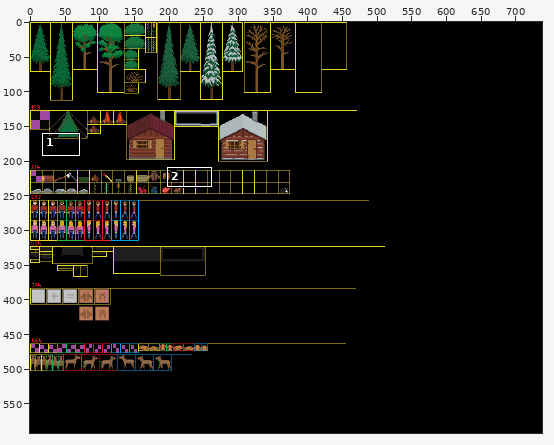
Edited in one commit: sprite sheet (Textures/Textures.png). Above: a wide view before the commit, with the close-up outlined.
Close-up. As it was:
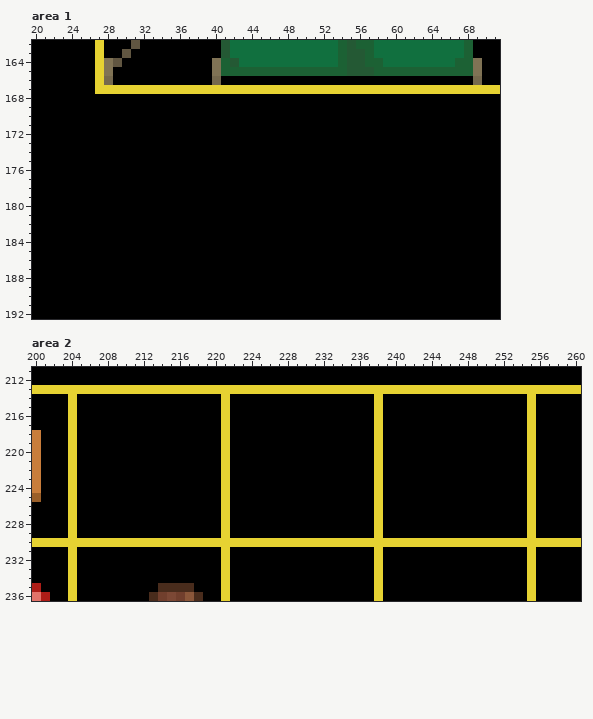
The file is 738x592 pixels. Colours within 5 levels of each other are drawn and written as one. Shown: area 1: x 20..71, y 162..192; area 2: x 200..260, y 211..236.
After:
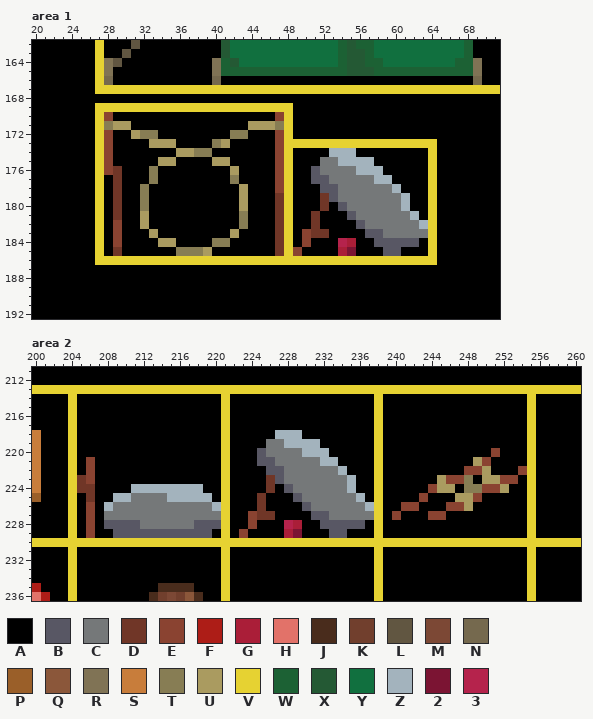
Palette (. is transparent): A #000000  B #585764  C #757879  D #703627  E #8a4331  F #ad1d17  G #aa1e38  H #e27269  J #492c1c  K #713f2d  L #615641  M #7c4835  N #75694e  P #9a5f29  Q #8b573a  R #807355  S #c87d3b  T #877d54  U #aa9b60  V #e6d232  W #1c6134  X #245934  Y #11703f  Z #a3b3bd  2 #7b1433  3 #b5234c
The edit:
Changed rows in their new state; - is an unchanged pixel.
Area 1:
first column x 27:
169 VVVVVVVVVVVVVVVVVVVVVV----------------
170 VE------------------EV----------------
171 VTUU-------------UUUTV----------------
172 VE--UTT--------TT---EV----------------
173 VE----UUU----TU-----EVVVVVVVVVVVVVVVVV
174 VE-------UUTT-------EV----ZZZ--------V
175 VE-----UU----UU-----EV---CCZZZZ------V
176 VED---T--------U----EV--BCCCCZZZ-----V
177 V-D---T--------T----EV--BBCCCCCZZ----V
178 V-D--T----------U---EV---BBCCCCCCZ---V
179 V-D--T----------U---DV---DBCCCCCCCZ--V
180 V-D--T----------U---DV---D-BCCCCCCZ--V
181 V-D--U----------T---DV--D---BCCCCCCZ-V
182 V-E--U----------T---DV--D----BCCCCCCZV
183 V-E---U--------U----DV-EDD----BBCCCCCV
184 V-E----UU----TT-----DV-E---3G--BBBBB-V
185 V-D------TTTU-------DVE----G2---BB---V
186 VVVVVVVVVVVVVVVVVVVVVVVVVVVVVVVVVVVVVV
Area 2:
first column x 205:
218 ----------------------ZZZ-------------------------
219 ---------------------CCZZZZ-----------------------
220 --------------------BCCCCZZZ------------------E---
221 -E------------------BBCCCCCZZ---------------UE----
222 -E-------------------BBCCCCCCZ-------------EEU---E
223 DE-------------------DBCCCCCCCZ---------UEET-UUEE-
224 DD----ZZZZZZZZ-------D-BCCCCCCZ--------EUU-TTEEU--
225 -D--ZZCCCCZZZZZ-----D---BCCCCCCZ------E---UUE-----
226 -E-ZCCCCCCCCCCCZ----D----BCCCCCCZ---EE---EEU------
227 -E-CCCCCCCCCCCCC---EDD----BBCCCCC--E---EE---------
228 -E-BBBBCCCCCCBBB---E---3G--BBBBB------------------
229 -E--BBBBBBBBBBB---E----G2---BB--------------------
